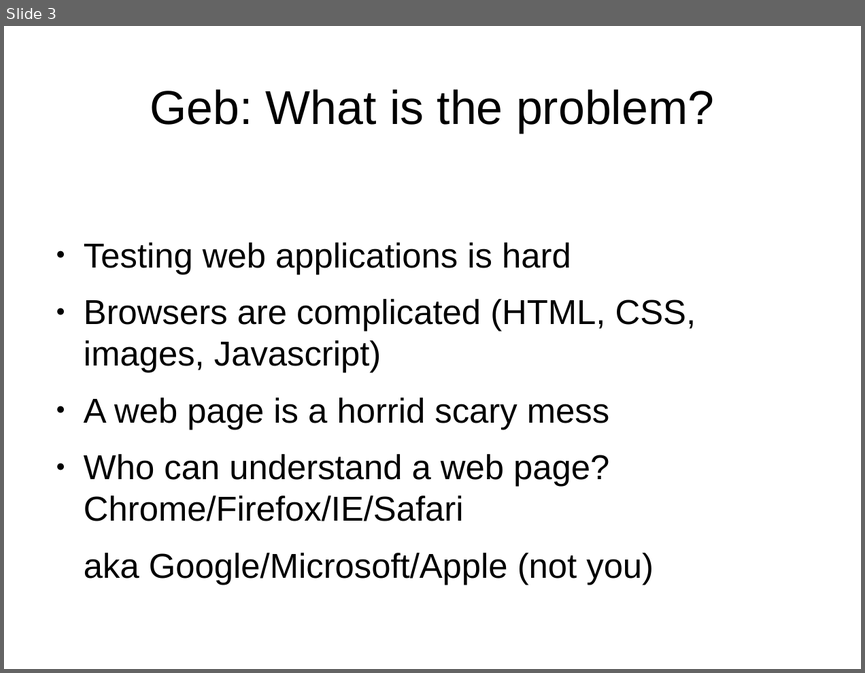
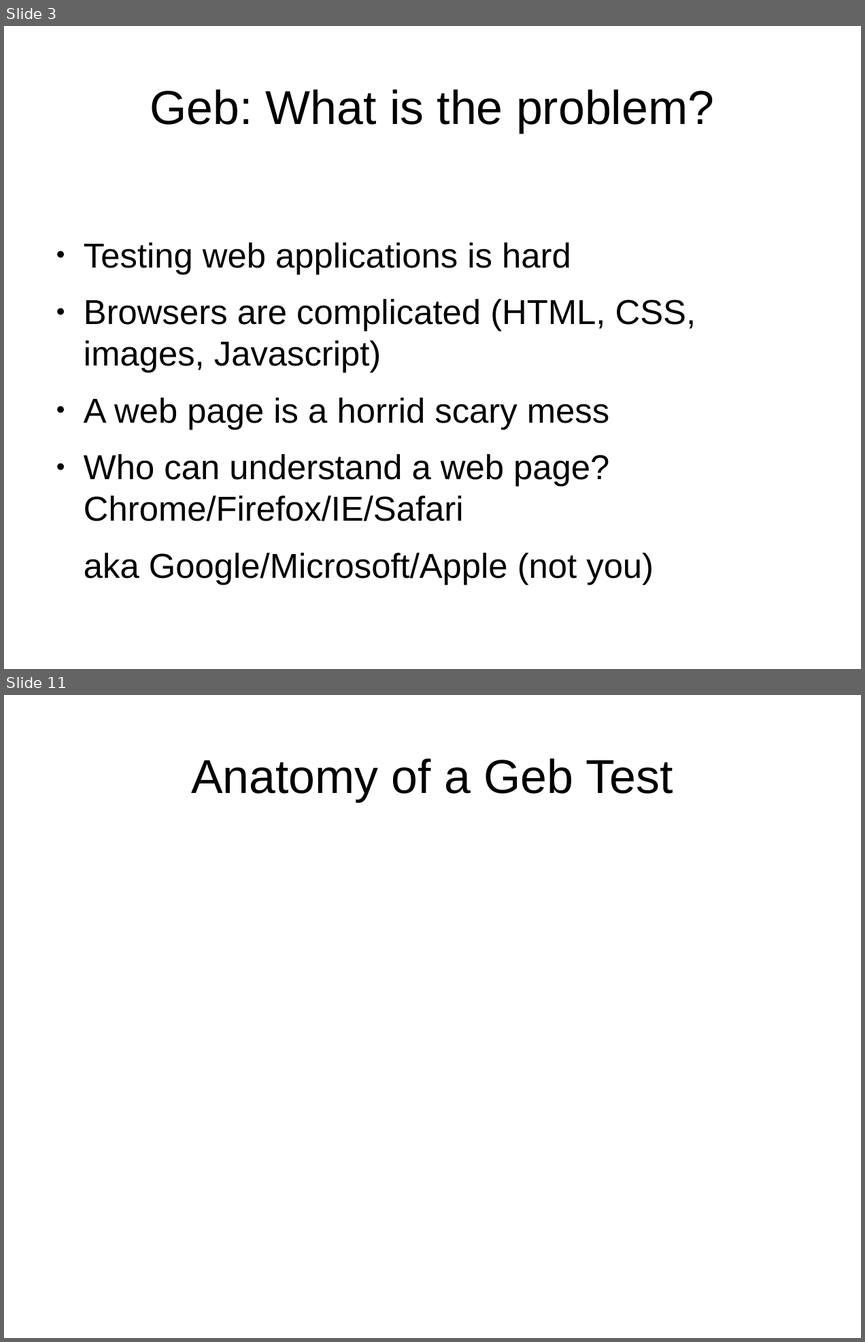
Before and after one commit to bherrmann7/simple-geb, a slide deck: talk.odp. Shown one above the other, each under a label of ours: slide 3 before the commit, slides 3 and 11 after it; the slides between them are not shown. The pictures are 865x673 and 865x1342 pixels, drawn with LibreOffice and Linux fonts; fonts in the diff are those of the drawing. Boxes give left, top, right and bottom in pixels: in the first picture for what was removed or moved away, otherwise in the second. Text is boxed around its words. In the diff, an @@ line names an element or a change of style, - is before the commit and + after.

```diff
--- a/talk.odp
+++ b/talk.odp
@@ slide 11 added at bbox=[4, 695, 861, 1338], background #FFFFFF @@
@@ title added at bbox=[191, 758, 673, 802], 44 pt, text #000000 @@
+Anatomy of a Geb Test
```
Also in this commit, not shown: 2 slides changed, 7 other slides added, 9 other files.
